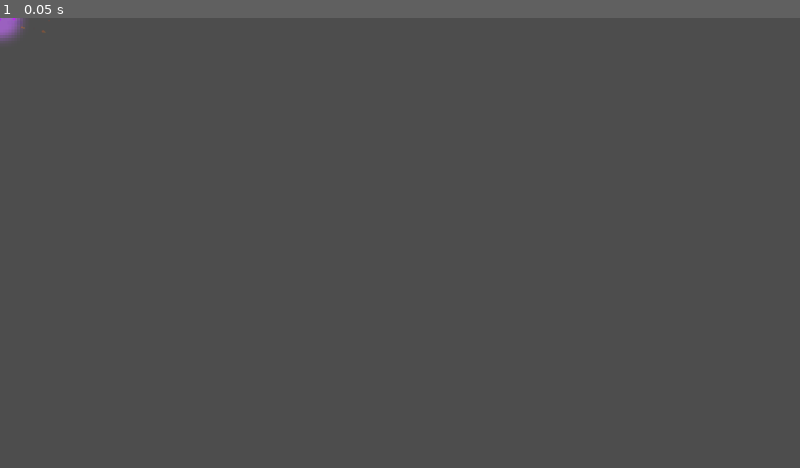
Above: before the commit, frame 1.
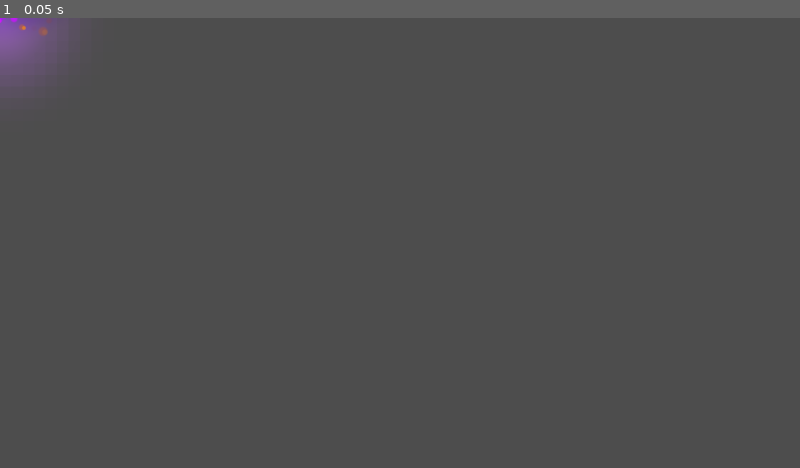
Above: after the commit, the same moment.

Repository: ramonsamagaio/Oathwake-Main
Game: Godot game, scene res://scenes/effects/AltarNativeVFXRig.tscn
Same seed, same stepped clock (60 frames per second), same inputs: the game is played once before the commit and once after it. This scene is started directly instead of the project's main scene.
Inputs:
- Up to frame 1 (0.05 s): no input

The runs differ from the first frame. In frame 1, 1.0% of the frame differs, in the area x 0-9%, y 0-16%.

Commit message:
Use native resources instead of effect sprite files

Diff:
--- a/scenes/effects/AltarNativeVFXRig.tscn
+++ b/scenes/effects/AltarNativeVFXRig.tscn
@@ -3,17 +3,16 @@
 [ext_resource type="ParticleProcessMaterial" path="res://resources/effects/particles/purple_ember_particles.tres" id="1_purple_embers"]
 [ext_resource type="ParticleProcessMaterial" path="res://resources/effects/particles/purple_mist_particles.tres" id="2_purple_mist"]
 [ext_resource type="ParticleProcessMaterial" path="res://resources/effects/particles/firefly_particles.tres" id="3_firefly_particles"]
-[ext_resource type="Texture2D" path="res://assets/effects/particles/ember_pixel.svg" id="4_ember_pixel"]
-[ext_resource type="Texture2D" path="res://assets/effects/particles/mist_pixel.svg" id="5_mist_pixel"]
-[ext_resource type="Texture2D" path="res://assets/effects/particles/firefly_pixel.svg" id="6_firefly_pixel"]
-[ext_resource type="Texture2D" path="res://assets/effects/textures/soft_glow_disc.svg" id="7_soft_glow_disc"]
-[ext_resource type="ShaderMaterial" path="res://resources/effects/materials/purple_soft_glow_material.tres" id="8_purple_soft_glow"]
+[ext_resource type="Texture2D" path="res://resources/effects/textures/particle_soft_dot.tres" id="4_particle_dot"]
+[ext_resource type="Texture2D" path="res://resources/effects/textures/mist_soft_blob.tres" id="5_mist_blob"]
+[ext_resource type="Texture2D" path="res://resources/effects/textures/soft_light_radial.tres" id="6_soft_glow_texture"]
+[ext_resource type="ShaderMaterial" path="res://resources/effects/materials/purple_soft_glow_material.tres" id="7_purple_soft_glow"]
 
 [node name="AltarNativeVFXRig" type="Node2D"]
 
 [node name="PurpleSoftGlow" type="Sprite2D" parent="."]
-texture = ExtResource("7_soft_glow_disc")
-material = ExtResource("8_purple_soft_glow")
+texture = ExtResource("6_soft_glow_texture")
+material = ExtResource("7_purple_soft_glow")
 scale = Vector2(2.5, 2.5)
 z_index = 35
 
@@ -26,7 +25,7 @@
 visibility_rect = Rect2(-144, -112, 288, 160)
 local_coords = false
 process_material = ExtResource("2_purple_mist")
-texture = ExtResource("5_mist_pixel")
+texture = ExtResource("5_mist_blob")
 z_index = 40
 
 [node name="PurpleEmbers" type="GPUParticles2D" parent="."]
@@ -39,7 +38,7 @@
 visibility_rect = Rect2(-80, -136, 160, 168)
 local_coords = false
 process_material = ExtResource("1_purple_embers")
-texture = ExtResource("4_ember_pixel")
+texture = ExtResource("4_particle_dot")
 z_index = 50
 
 [node name="Fireflies" type="GPUParticles2D" parent="."]
@@ -51,5 +50,5 @@
 visibility_rect = Rect2(-160, -128, 320, 256)
 local_coords = false
 process_material = ExtResource("3_firefly_particles")
-texture = ExtResource("6_firefly_pixel")
+texture = ExtResource("4_particle_dot")
 z_index = 45
